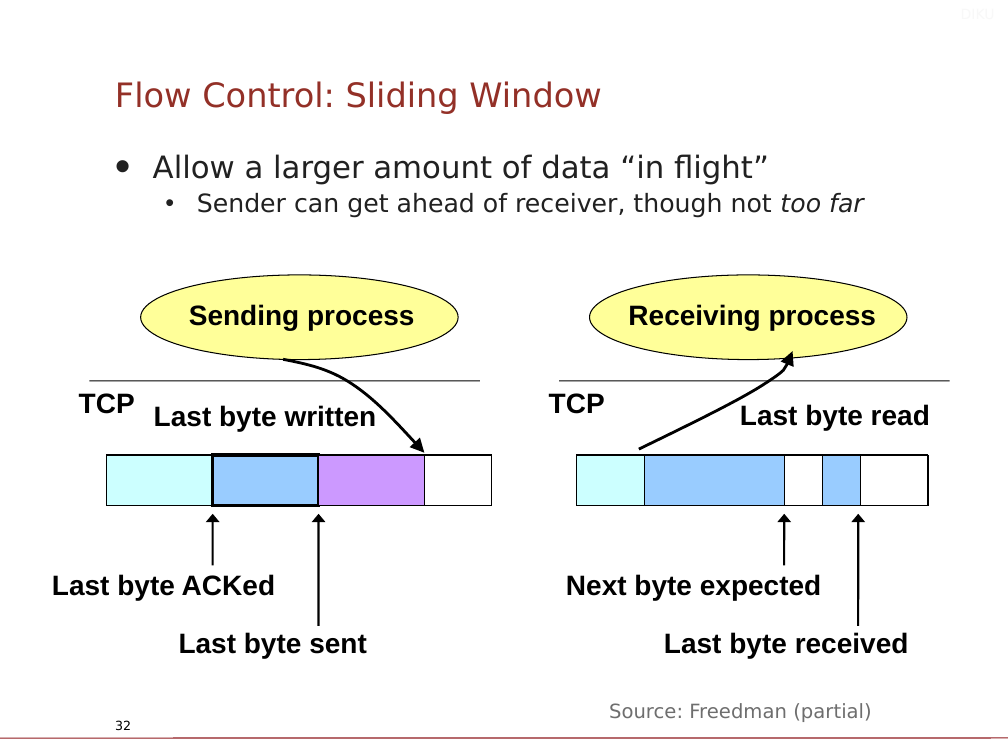
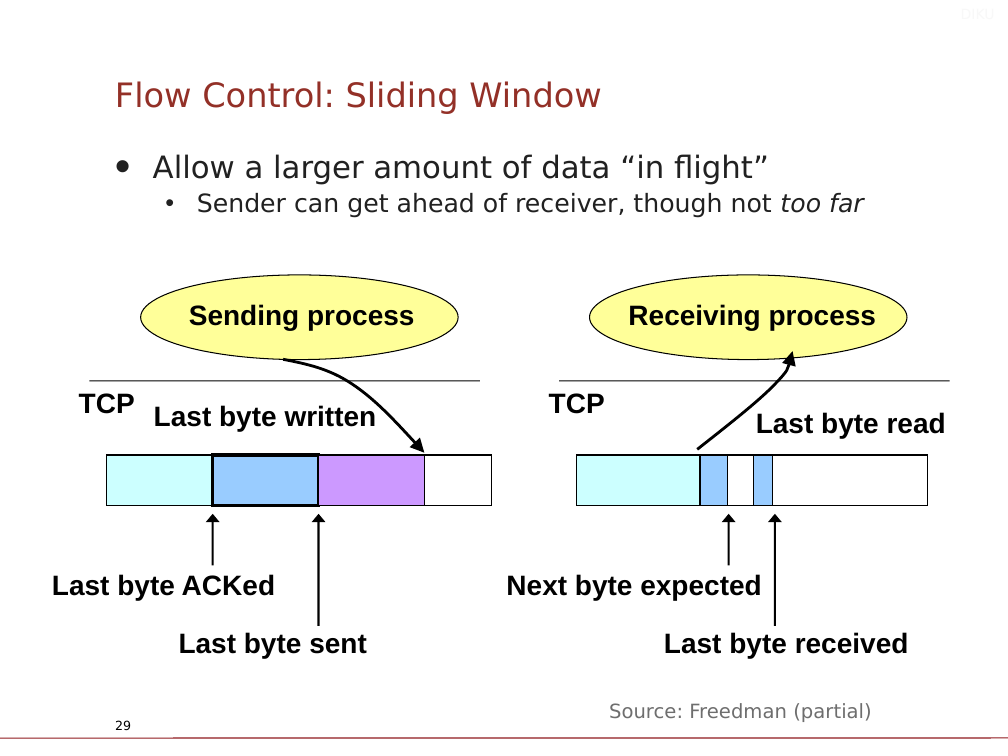
Before and after one commit to diku-compSys/compSys-e2023-pub, a slide deck: slide 29 of lectures/23-11-08_tcp_and_reliable_communication/slides.odp (slide 32 before the commit). Drawn at 1008x756 pixels with LibreOffice and Linux fonts; fonts in the diff are those of the drawing; background and template pictures are left out. Boxes give left, top, right and bottom in pixels: in the first picture for what was removed or moved away, otherwise in the second. Text is boxed around its words. In the diff, an @@ line names an element or a change of style, - is before the commit and + after.

```diff
--- a/lectures/23-11-08_tcp_and_reliable_communication/slides.odp
+++ b/lectures/23-11-08_tcp_and_reliable_communication/slides.odp
@@ freeform shape: place and size @@
-freeform shape at [640, 351, 792, 449]
+freeform shape at [699, 351, 792, 449]
@@ text "Last byte read": place and size @@
-text "Last byte read" at [740, 404, 930, 430]
+text "Last byte read" at [756, 412, 946, 438]
@@ rectangle: place and size @@
-rectangle at [577, 455, 644, 505]
+rectangle at [577, 455, 703, 505]
@@ rectangle: place and size @@
-rectangle at [644, 455, 788, 505]
+rectangle at [700, 455, 784, 505]
@@ rectangle: place and size @@
-rectangle at [784, 455, 823, 505]
+rectangle at [728, 455, 927, 505]
@@ rectangle: place and size @@
-rectangle at [823, 455, 861, 505]
+rectangle at [754, 455, 773, 505]
@@ rectangle removed at [860, 455, 927, 505] @@
@@ arrow moved from (784, 564) - (784, 514) to (729, 564) - (729, 514) @@
@@ arrow moved from (858, 625) - (858, 514) to (775, 625) - (775, 514) @@
@@ text "Next byte expected": place and size @@
-text "Next byte expected" at [566, 574, 821, 601]
+text "Next byte expected" at [506, 574, 761, 601]
@@ page number at [115, 720, 131, 731]: text changed @@
-32
+29
```
Also in this commit, not shown: 1 other slide changed, 2 slides added, 5 slides removed, 3 other files.
